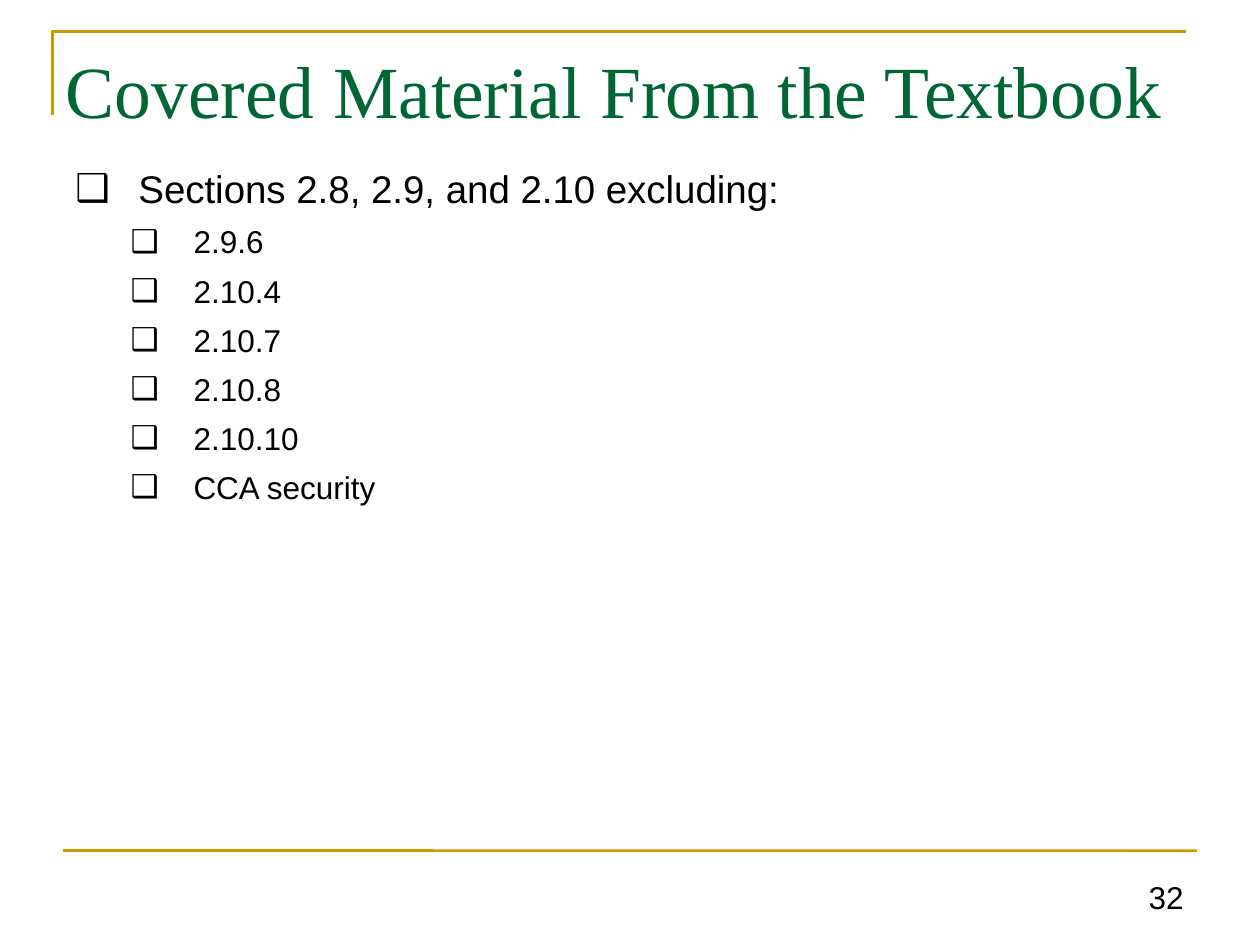
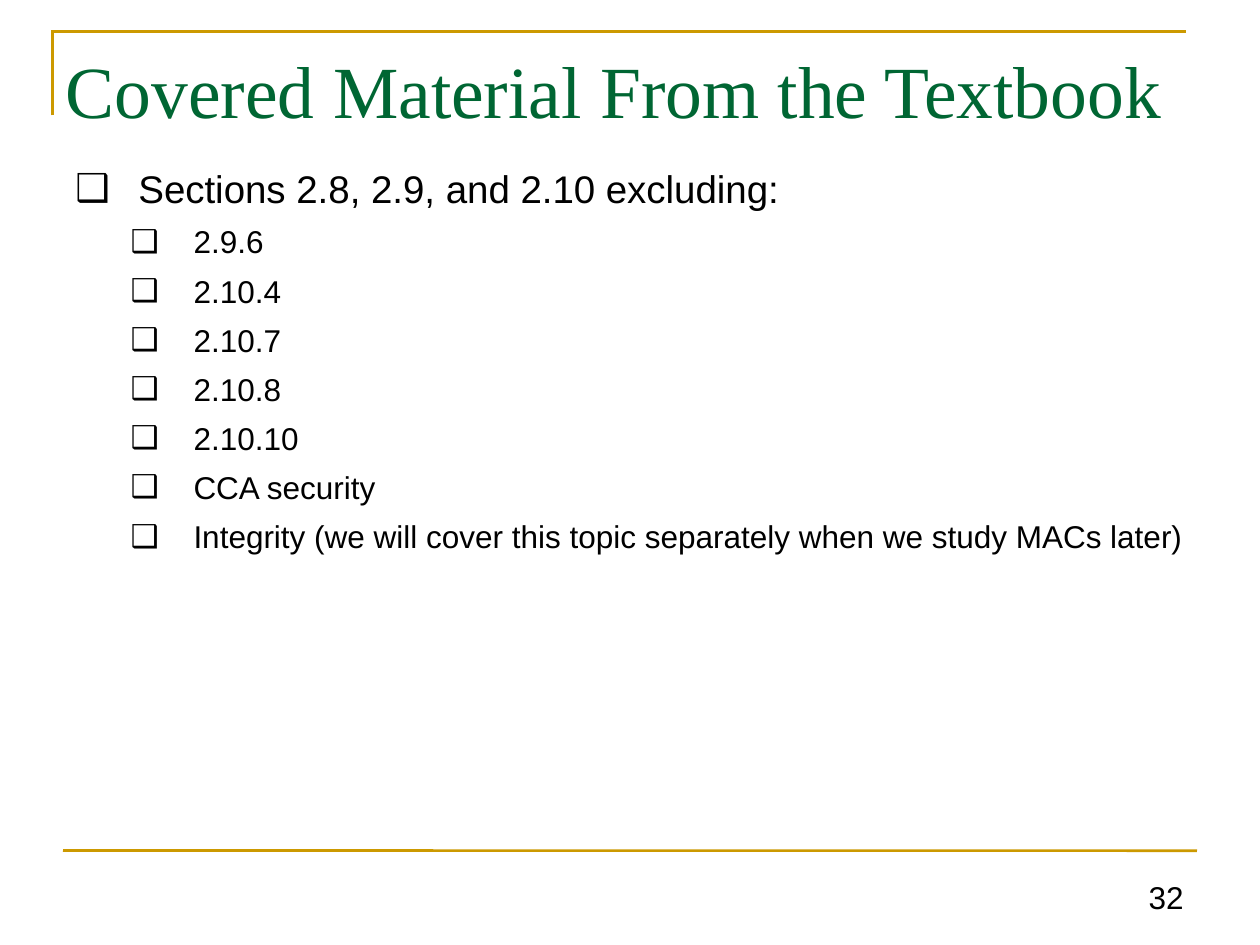
Before and after one commit to GhadaAlmashaqbeh/GhadaAlmashaqbeh.github.io, a slide deck: slide 32 of courses/cse3400-f2026/lecture4.pptx. Drawn at 1260x945 pixels with LibreOffice and Linux fonts; fonts in the diff are those of the drawing. Boxes give left, top, right and bottom in pixels: in the first picture for what was removed or moved away, otherwise in the second. Text is boxed around its words. In the diff, an @@ line names an element or a change of style, - is before the commit and + after.

```diff
--- a/courses/cse3400-f2026/lecture4.pptx
+++ b/courses/cse3400-f2026/lecture4.pptx
@@ text at <box>194,525,1182,554</box>: paragraph added @@
+  ❑ Integrity (we will cover this topic separately when we study MACs later)
```
Also in this commit, not shown: 14 other slides changed, 4 other files.
